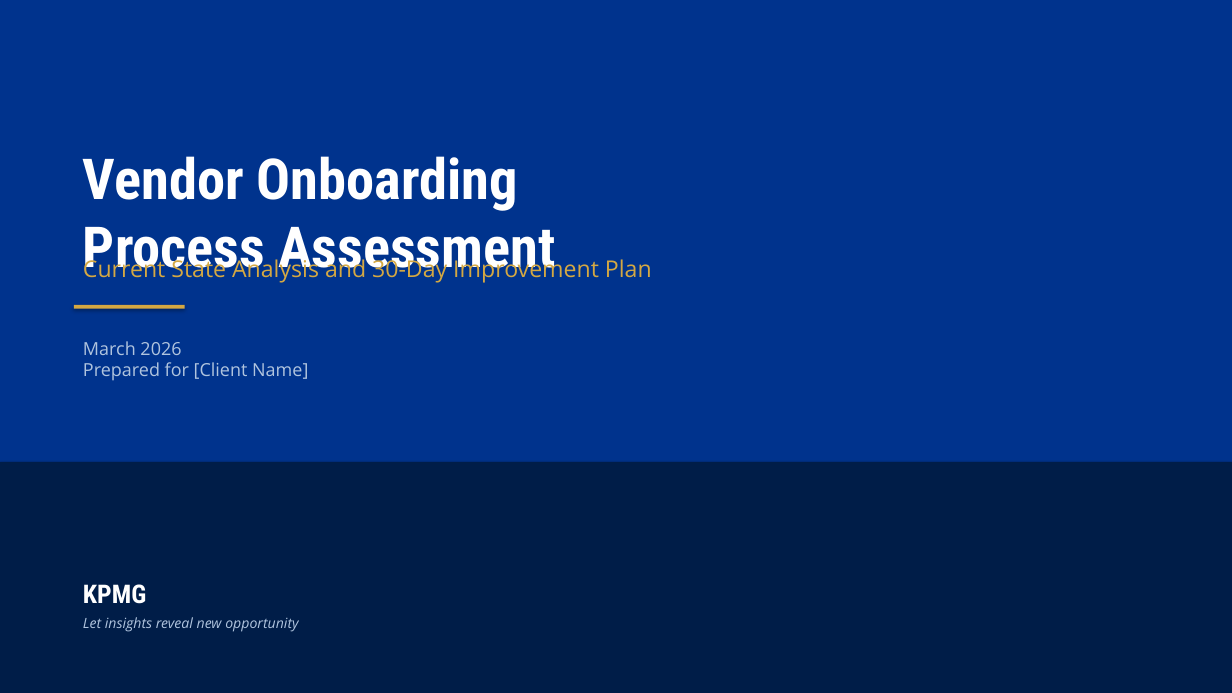
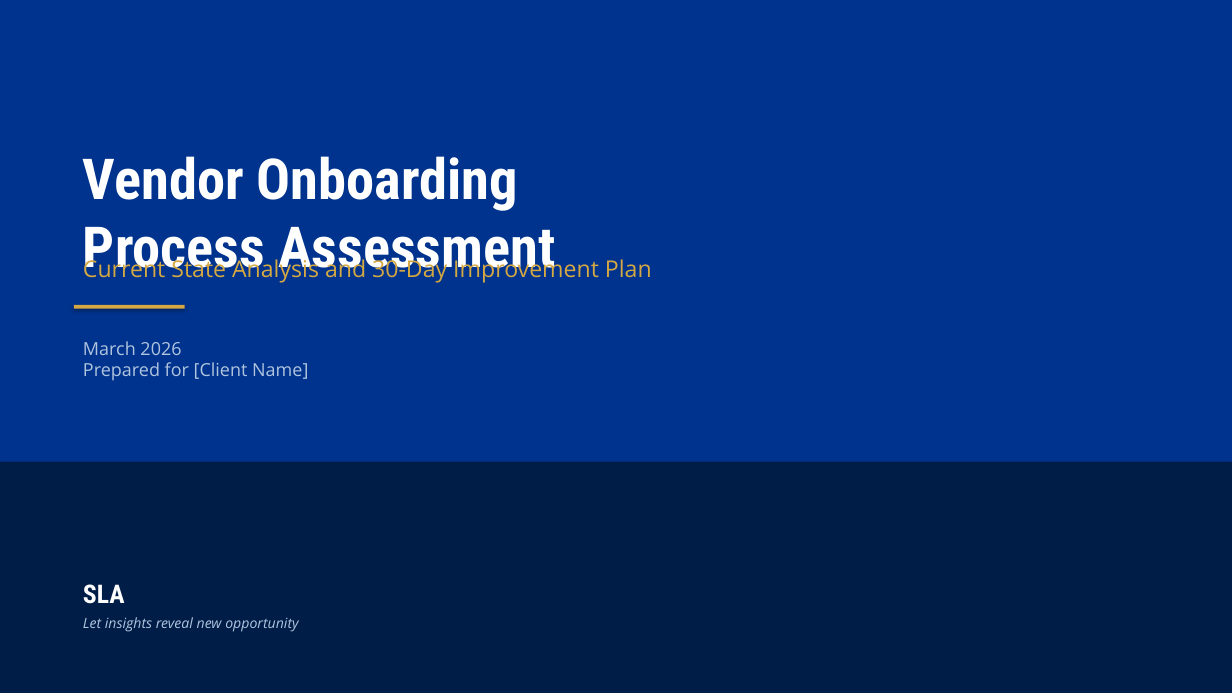
Before and after one commit to proth1/sla, a slide deck: slide 1 of docs/presentations/30-day-readout.pptx. Drawn at 1232x693 pixels with LibreOffice and Linux fonts; fonts in the diff are those of the drawing. Boxes give left, top, right and bottom in pixels: in the first picture for what was removed or moved away, otherwise in the second. Text is boxed around its words. In the diff, an @@ line names an element or a change of style, - is before the commit and + after.

```diff
--- a/docs/presentations/30-day-readout.pptx
+++ b/docs/presentations/30-day-readout.pptx
@@ text at (83,584,125,604): text changed @@
-KPMG
+SLA
```
Also in this commit, not shown: 15 other files.
